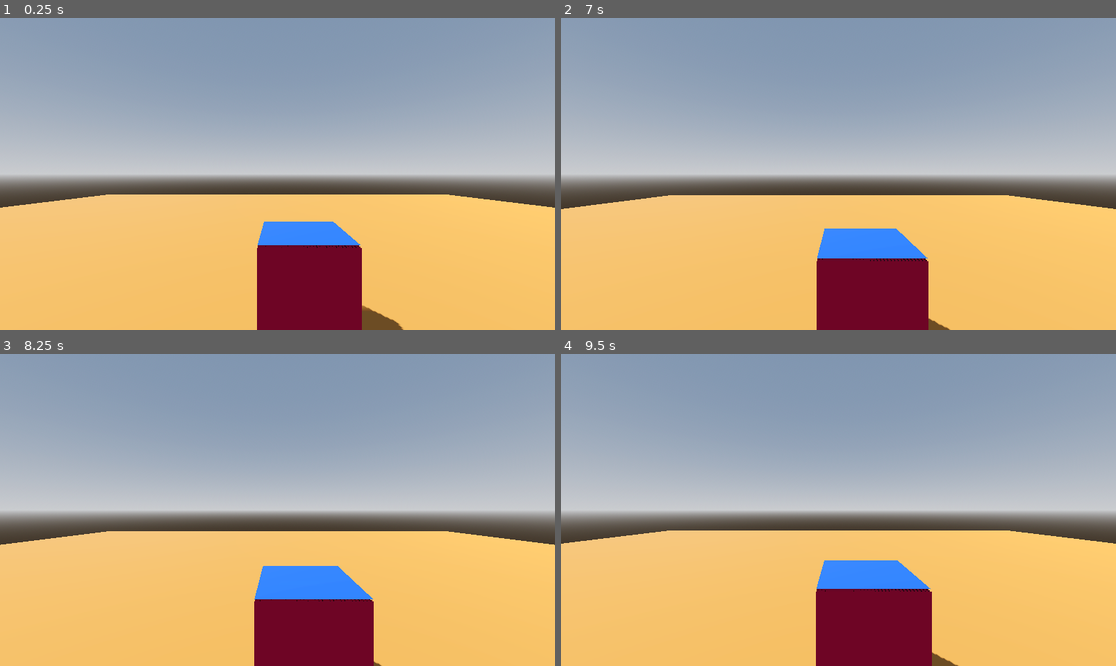
Above: before the commit, frames 1-4 (two rows, left to right).
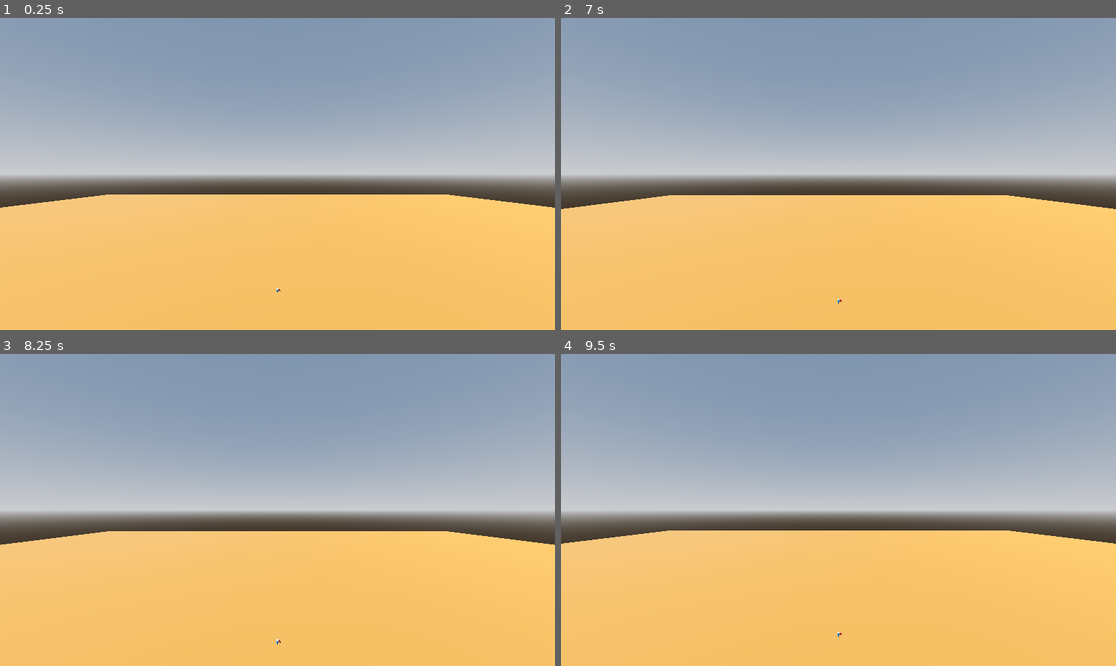
Above: after the commit, the same moments.

Repository: murumart/cgiproject
Game: Godot game, scene res://scenes/main.tscn
Same seed, same stepped clock (60 frames per second), same inputs: the game is played once before the commit and once after it.
Inputs (mouse positions are in pixels of both pictures, inside the frame that each line leads up to):
- Up to frame 1 (0.25 s): no input
- Up to frame 2 (7 s): tap Enter (ui_accept) at 0.5, 0.77, 1.52, 2.75, 3.02, 3.5, 3.77, 4.52, 5, 6.02, 6.5, 6.77 s; move the mouse to (960, 158) at 0.52 s; hold Right (ui_right) 0.53-1.28 s; hold E 0.53-1.28 s; click (960, 158) at 0.67 s; move the mouse to (727, 189) at 1.27 s; hold S 1.28-2.03 s; tap Q at 1.35, 5.85 s; move the mouse to (894, 105) at 2.02 s; hold Right (ui_right) 2.03-2.78 s; hold Shift 2.03-2.78 s; move the mouse to (810, 236) at 2.77 s; hold W 2.78-3.53 s; tap E at 2.85 s; click (810, 236) at 2.92 s; move the mouse to (1005, 220) at 3.52 s; hold Q 3.53-4.28 s; hold Left (ui_left) 3.53-5.03 s; move the mouse to (672, 127) at 4.27 s; tap Shift at 4.35 s; move the mouse to (866, 174) at 5.02 s; hold S 5.03-5.78 s; hold E 5.03-5.78 s; click (866, 174) at 5.17 s; move the mouse to (755, 96) at 5.77 s; hold Right (ui_right) 5.78-6.53 s; move the mouse to (960, 158) at 6.52 s; hold W from 6.53 s (still down); hold Shift from 6.53 s (still down)
- Up to frame 3 (8.25 s): move the mouse to (166, 525) at 7.27 s; release W at 7.28 s; release Shift at 7.28 s; hold Right (ui_right) 7.28-8.03 s; tap E at 7.35 s; click (166, 525) at 7.42 s; tap Enter (ui_accept) at 7.52, 8 s; move the mouse to (333, 441) at 8.02 s; hold S from 8.03 s (still down); hold Q from 8.03 s (still down)
- Up to frame 4 (9.5 s): move the mouse to (810, 572) at 8.77 s; release S at 8.78 s; release Q at 8.78 s; hold Left (ui_left) from 8.78 s (still down); tap Shift at 8.85 s; tap Enter (ui_accept) at 9.02 s

The runs differ from the first frame. In frame 1, 6.7% of the frame differs, in the area x 46-73%, y 65-100%; in frame 2, 6.3%; in frame 3, 6.5%; in frame 4, 6.8%, in the area x 45-72%, y 66-100%.
Error after the commit: Cannot call method 'uniform_set_create' on a null value. (res://scenes/volumetric_controller.gd:122)

Commit message:
simulation simulation

Diff:
--- a/scenes/rendering_demo.tscn
+++ b/scenes/rendering_demo.tscn
@@ -71,3 +71,4 @@
 brick_size = 16
 grid_size = 1500
 mesh_instance = NodePath(".")
+simulte = false
--- a/scenes/volumetric_controller.gd
+++ b/scenes/volumetric_controller.gd
@@ -23,7 +23,19 @@
 @export var grid_size := 512 # 512^3 = 134,217,728 voxels
 @export var mesh_instance: MeshInstance3D
 @export var material: ShaderMaterial
+@export var sim_seed: int = int(PI * 250)
+@export var simulte: bool = true
 
+
+func _process(_delta):
+	if simulte:
+		run_simulation_once()
+		if sim_seed >= int(PI * 1000):
+			sim_seed = 0
+		else:
+			sim_seed += 1
+		build_brick_map()
+		bind_texture_to_material()
 
 func _ready():
 	rd = RenderingServer.get_rendering_device()
@@ -33,7 +45,7 @@
 	var brick_grid_size1 = int(ceil(float(grid_size) / float(brick_size)))
 	brick_grid_size = Vector3i(brick_grid_size1, brick_grid_size1, brick_grid_size1)
 
-	print("Brick grid size: ", brick_grid_size)
+	#print("Brick grid size: ", brick_grid_size)
 
 	# Setup
 	setup_compute_pipeline()
@@ -68,7 +80,7 @@
 
 func create_texture():
 	var fmt = RDTextureFormat.new()
-	fmt.width = int(grid_size / 32.0) # Packed along X axis
+	fmt.width = int(ceil(grid_size / 32.0)) # Packed along X axis
 	fmt.height = grid_size
 	fmt.depth = grid_size
 	fmt.format = RenderingDevice.DATA_FORMAT_R32_SFLOAT
@@ -99,27 +111,33 @@
 		RenderingDevice.TEXTURE_USAGE_CAN_COPY_FROM_BIT
 
 	brick_map_texture_rid = rd.texture_create(fmt, RDTextureView.new())
-	print("Brick map texture created: ", brick_grid_size, " = ", brick_grid_size.x * brick_grid_size.y * brick_grid_size.z, " bricks")
+	#print("Brick map texture created: ", brick_grid_size, " = ", brick_grid_size.x * brick_grid_size.y * brick_grid_size.z, " bricks")
 
 func run_simulation_once():
-	var uniform = RDUniform.new()
-	uniform.uniform_type = RenderingDevice.UNIFORM_TYPE_IMAGE
-	uniform.binding = 0
-	uniform.add_id(texture_rid)
+	var uniform = RDUniform.new() # Create uniform for texture
+	uniform.uniform_type = RenderingDevice.UNIFORM_TYPE_IMAGE # Set uniform type to image
+	uniform.binding = 0 # Set binding to 0
+	uniform.add_id(texture_rid) # Add texture ID
 
-	var uniform_set = rd.uniform_set_create([uniform], shader_rid, 0)
+	var uniform_set = rd.uniform_set_create([uniform], shader_rid, 0) # Create uniform set
 
-	var compute_list = rd.compute_list_begin()
-	rd.compute_list_bind_compute_pipeline(compute_list, pipeline_rid)
-	rd.compute_list_bind_uniform_set(compute_list, uniform_set, 0)
+	var compute_list = rd.compute_list_begin() # Begin compute list
+	rd.compute_list_bind_compute_pipeline(compute_list, pipeline_rid) # Bind compute pipeline
+	rd.compute_list_bind_uniform_set(compute_list, uniform_set, 0) # Bind uniform set
 
-	rd.compute_list_dispatch(compute_list,
-		int((grid_size / 32.0) / 8.0), # Packed width / workgroup size
-		int(grid_size / 8.0),
-		int(grid_size / 8.0)
+	# Push constant for seed
+	var push_constant := PackedByteArray()
+	push_constant.resize(16) # Padding to 16 bytes to match shader alignment
+	push_constant.encode_u32(0, sim_seed)
+	rd.compute_list_set_push_constant(compute_list, push_constant, push_constant.size())
+
+	rd.compute_list_dispatch(compute_list, # Dispatch compute list
+		int(ceil((grid_size / 32.0) / 8.0)), # Packed width / workgroup size
+		int(ceil(grid_size / 8.0)),
+		int(ceil(grid_size / 8.0))
 	)
 
-	rd.compute_list_end()
+	rd.compute_list_end() # End compute list
 
 func build_brick_map():
 	# Create uniforms for brick map builder
@@ -154,26 +172,26 @@
 	)
 
 	rd.compute_list_end()
-	print("Brick map built")
+	#print("Brick map built")
 
 func bind_texture_to_material():
 	# Create texture wrappers
-	var texture_rd = Texture3DRD.new()
-	texture_rd.texture_rd_rid = texture_rid
+	var texture_rd = Texture3DRD.new() # Create texture wrapper
+	texture_rd.texture_rd_rid = texture_rid # Set texture ID
 
-	var brick_map_rd = Texture3DRD.new()
-	brick_map_rd.texture_rd_rid = brick_map_texture_rid
+	var brick_map_rd = Texture3DRD.new() # Create brick map texture wrapper
+	brick_map_rd.texture_rd_rid = brick_map_texture_rid # Set brick map texture ID
 	if mesh_instance:
-		var mat = mesh_instance.get_active_material(0) as ShaderMaterial
+		var mat = mesh_instance.get_active_material(0) as ShaderMaterial # Get active material
 		if mat:
-			mat.set_shader_parameter("simulation_data", texture_rd)
-			mat.set_shader_parameter("brick_map", brick_map_rd)
-			mat.set_shader_parameter("brick_size", brick_size)
-			mat.set_shader_parameter("render_setting", render_setting)
-		print("Textures bound to material")
-	else:
-		printerr("ERROR: No ShaderMaterial found on MeshInstance3D")
-	if material:
+			mat.set_shader_parameter("simulation_data", texture_rd) # Set simulation data
+			mat.set_shader_parameter("brick_map", brick_map_rd) # Set brick map
+			mat.set_shader_parameter("brick_size", brick_size) # Set brick size
+			mat.set_shader_parameter("render_setting", render_setting) # Set render setting
+			#mat.set_shader_parameter("seed", sim_seed) # Set seed
+		#print("Textures bound to material")
+	elif material:
 		material.set_shader_parameter("simulation_data", texture_rd)
+		#material.set_shader_parameter("seed", sim_seed)
 	else:
 		printerr("ERROR: No ShaderMaterial found on VolumetricController")
Not shown, changed: shaders/dummy_simulation.glsl
